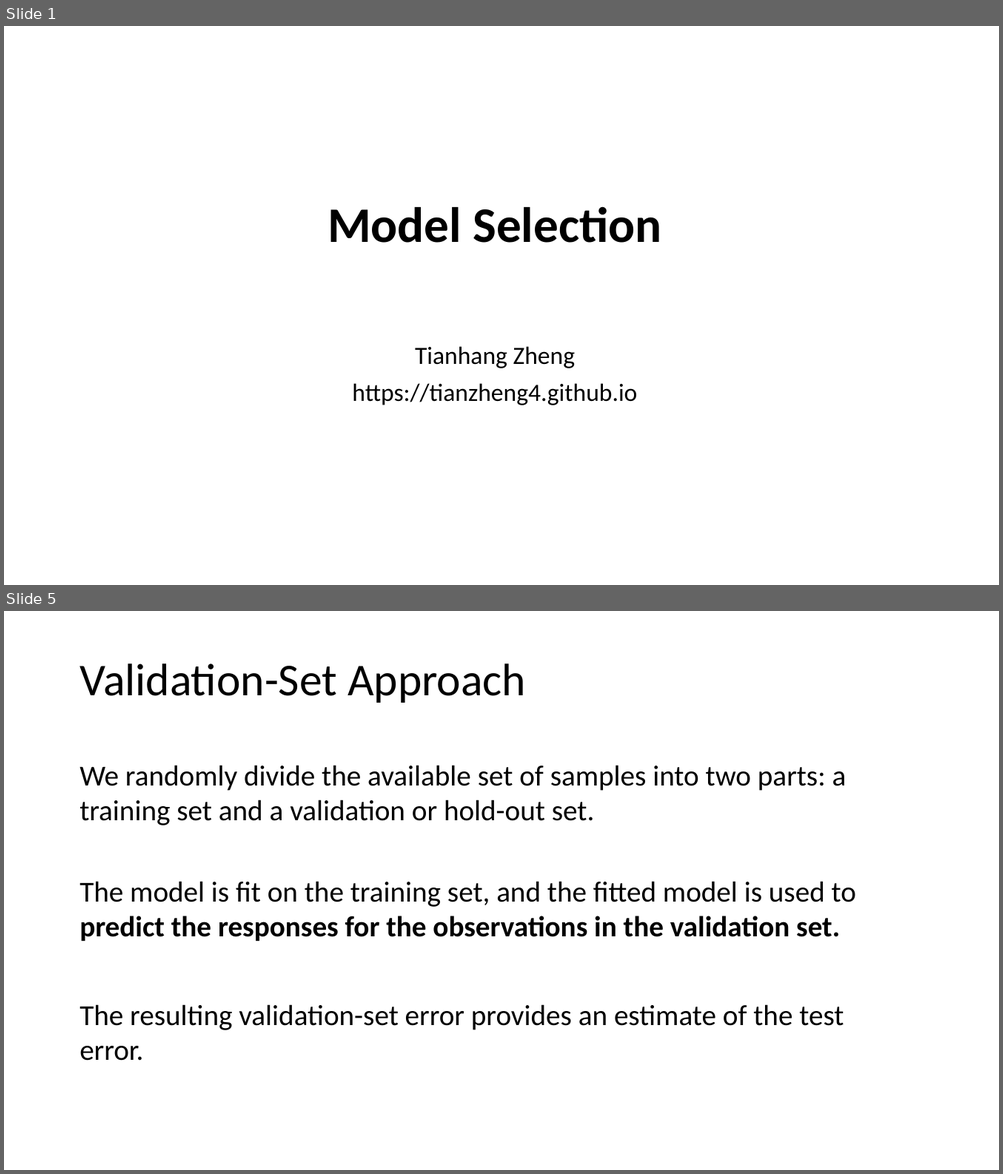
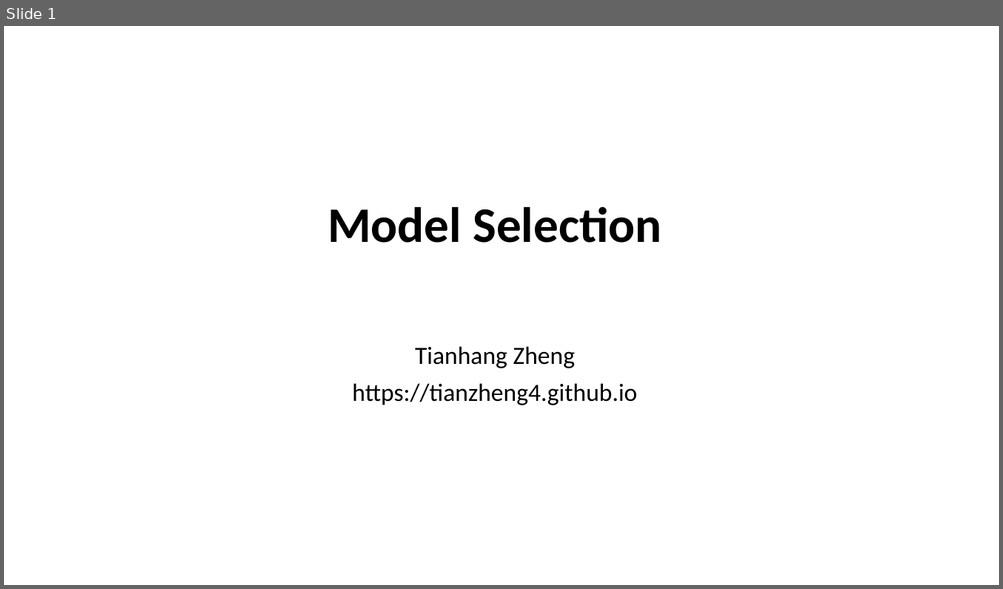
Before and after one commit to tianzheng4/tianzheng4.github.io, a slide deck: _umkc-teaching/slides/Lecture7.pptx. Shown one above the other, each under a label of ours: slides 1 and 5 before the commit, slide 1 after it; the slides between them are not shown. The pictures are 1003x1174 and 1003x589 pixels, drawn with LibreOffice and Linux fonts; fonts in the diff are those of the drawing. Boxes give left, top, right and bottom in pixels: in the first picture for what was removed or moved away, otherwise in the second. Text is boxed around its words. In the diff, an @@ line names an element or a change of style, - is before the commit and + after.

```diff
--- a/_umkc-teaching/slides/Lecture7.pptx
+++ b/_umkc-teaching/slides/Lecture7.pptx
@@ slide 5 removed at box(4, 611, 999, 1170), background #FFFFFF @@
@@ title removed at box(79, 664, 526, 703) @@
-Validation-Set Approach
@@ text removed at box(79, 765, 846, 826) @@
-We randomly divide the available set of samples into two parts: a training set and a validation or hold-out set.
@@ text removed at box(79, 881, 856, 941) @@
-The model is fit on the training set, and the fitted model is used to predict the responses for the observations in the validation set.
@@ text removed at box(79, 1005, 843, 1061) @@
-The resulting validation-set error provides an estimate of the test error.
```
Also in this commit, not shown: 2 slides added, 14 other slides removed, 1 other file.
